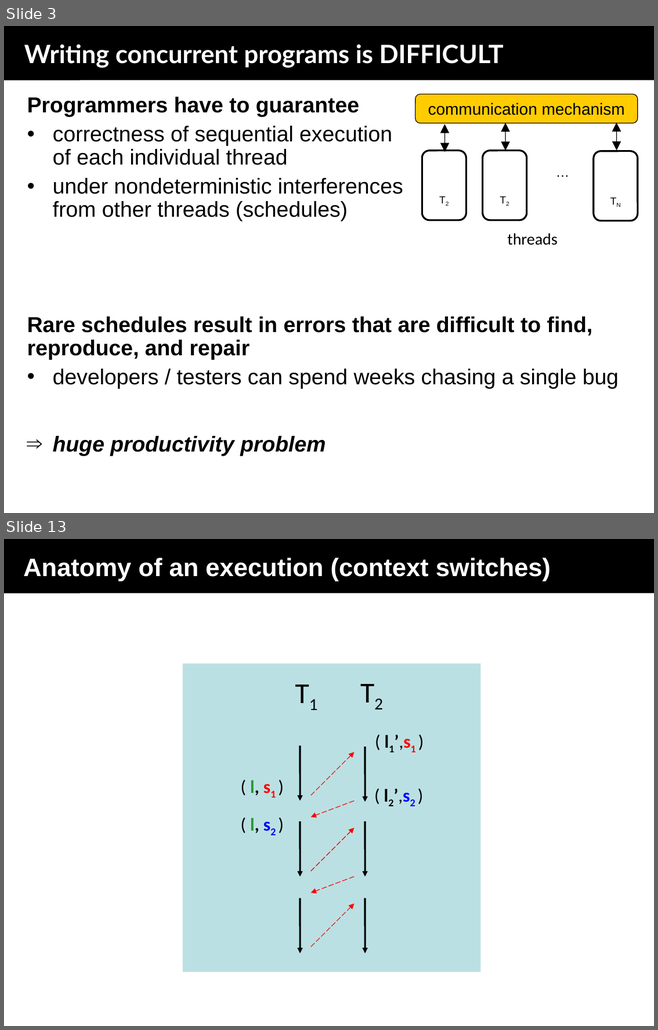
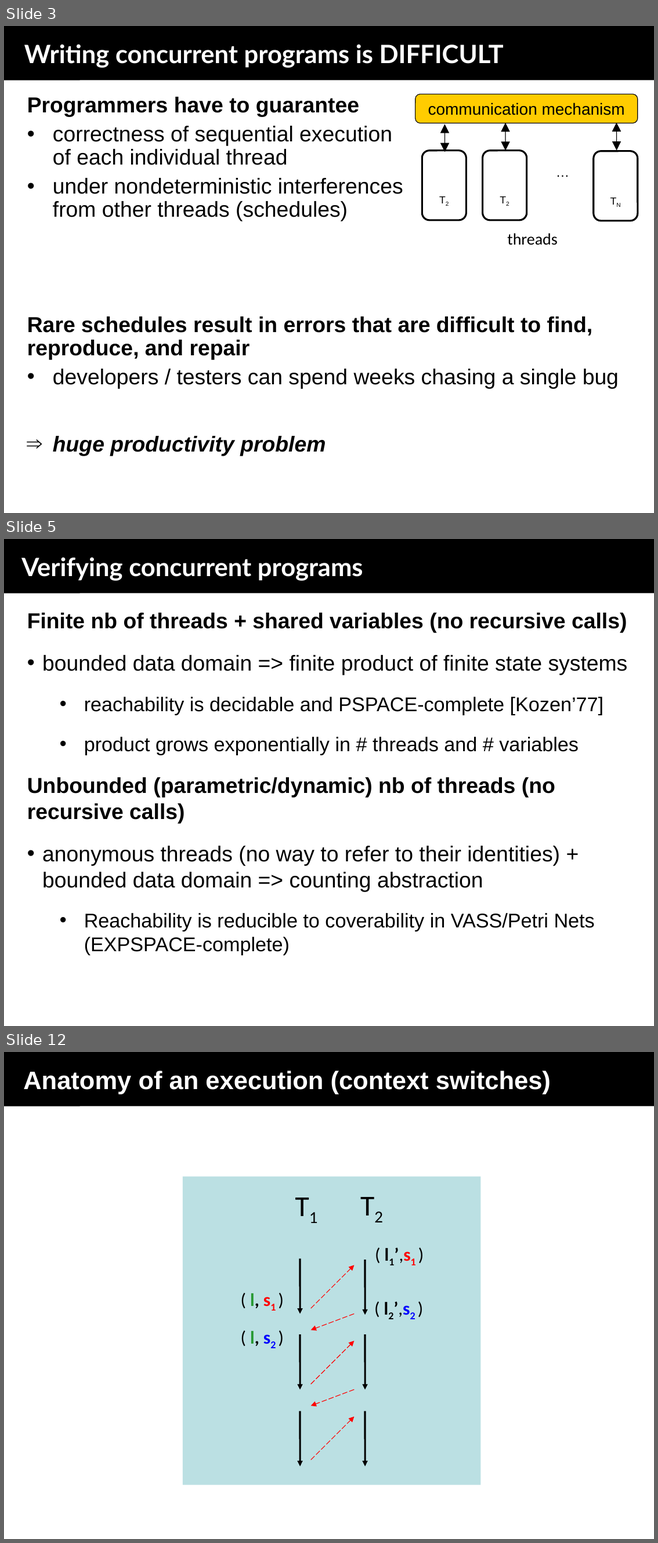
Before and after one commit to menesro/mpri, a slide deck: lecture3/sequentializations.ppt. Shown one above the other, each under a label of ours: slides 3 and 13 before the commit, slides 3, 5 and 12 after it; the slides between them are not shown. The pictures are 658x1030 and 658x1543 pixels, drawn with LibreOffice and Linux fonts; fonts in the diff are those of the drawing. Boxes give left, top, right and bottom in pixels: in the first picture for what was removed or moved away, otherwise in the second. Text is boxed around its words. In the diff, an @@ line names an element or a change of style, - is before the commit and + after.

```diff
--- a/lecture3/sequentializations.ppt
+++ b/lecture3/sequentializations.ppt
@@ slide 5 added at [4,539,654,1026], background #FFFFFF; not listed: 1 template element that a slide beside it also shows @@
@@ title added at [4,539,654,593], fill #000000, 28 pt, text #FFFFFF, bold @@
+Verifying concurrent programs
@@ text added at [27,613,628,955], 24 pt, text #000000 @@
+Finite nb of threads + shared variables (no recursive calls)
+• bounded data domain => finite product of finite state systems
+  • reachability is decidable and PSPACE-complete [Kozen’77]
+  • product grows exponentially in # threads and # variables
+Unbounded (parametric/dynamic) nb of threads (no recursive calls)
+• anonymous threads (no way to refer to their identities) + bounded data domain => counting abstraction
+  • Reachability is reducible to coverability in VASS/Petri Nets (EXPSPACE-complete)
@@ what was slide 13 is now slide 12 @@
```
Also in this commit, not shown: 7 other slides added, 2 slides removed.
